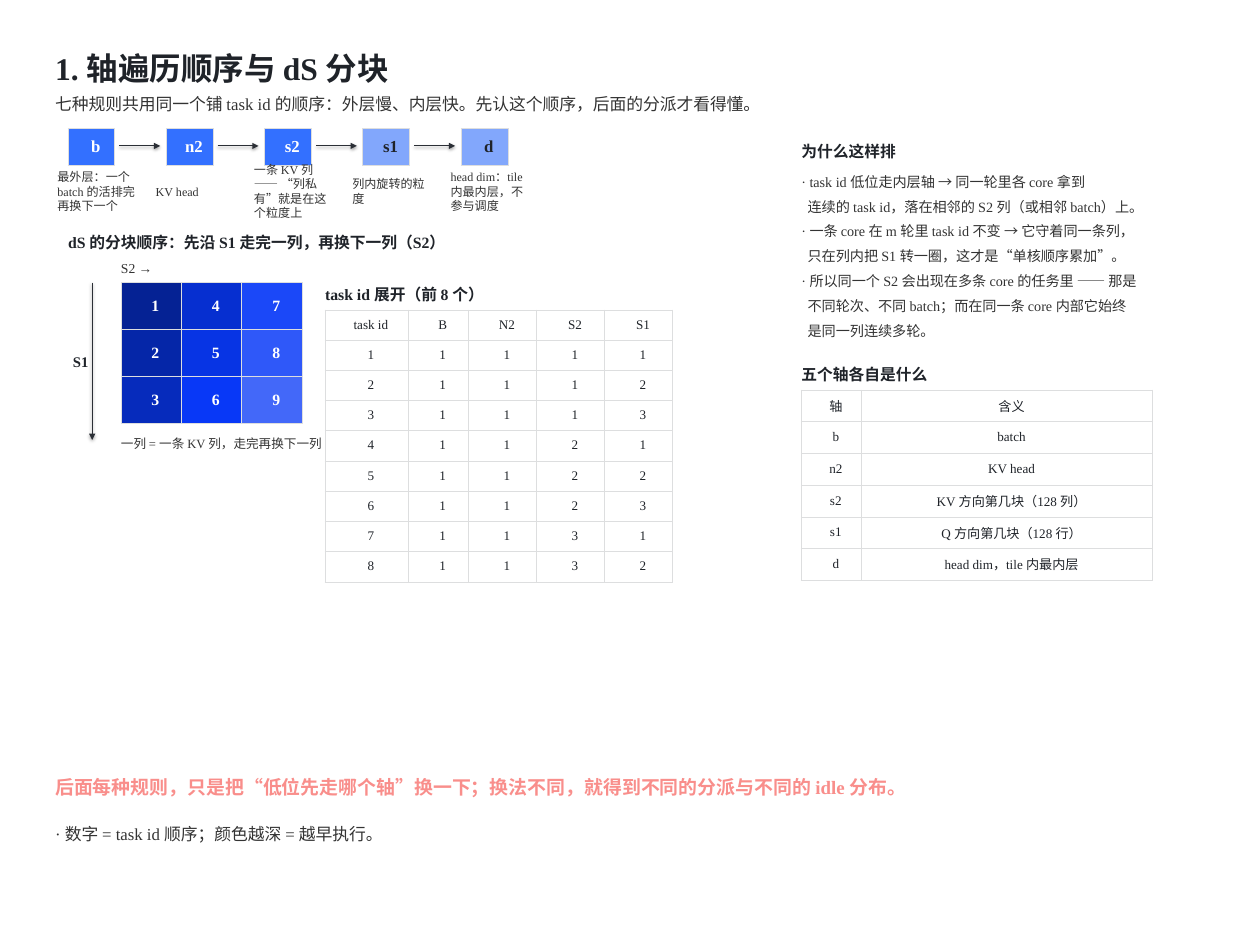
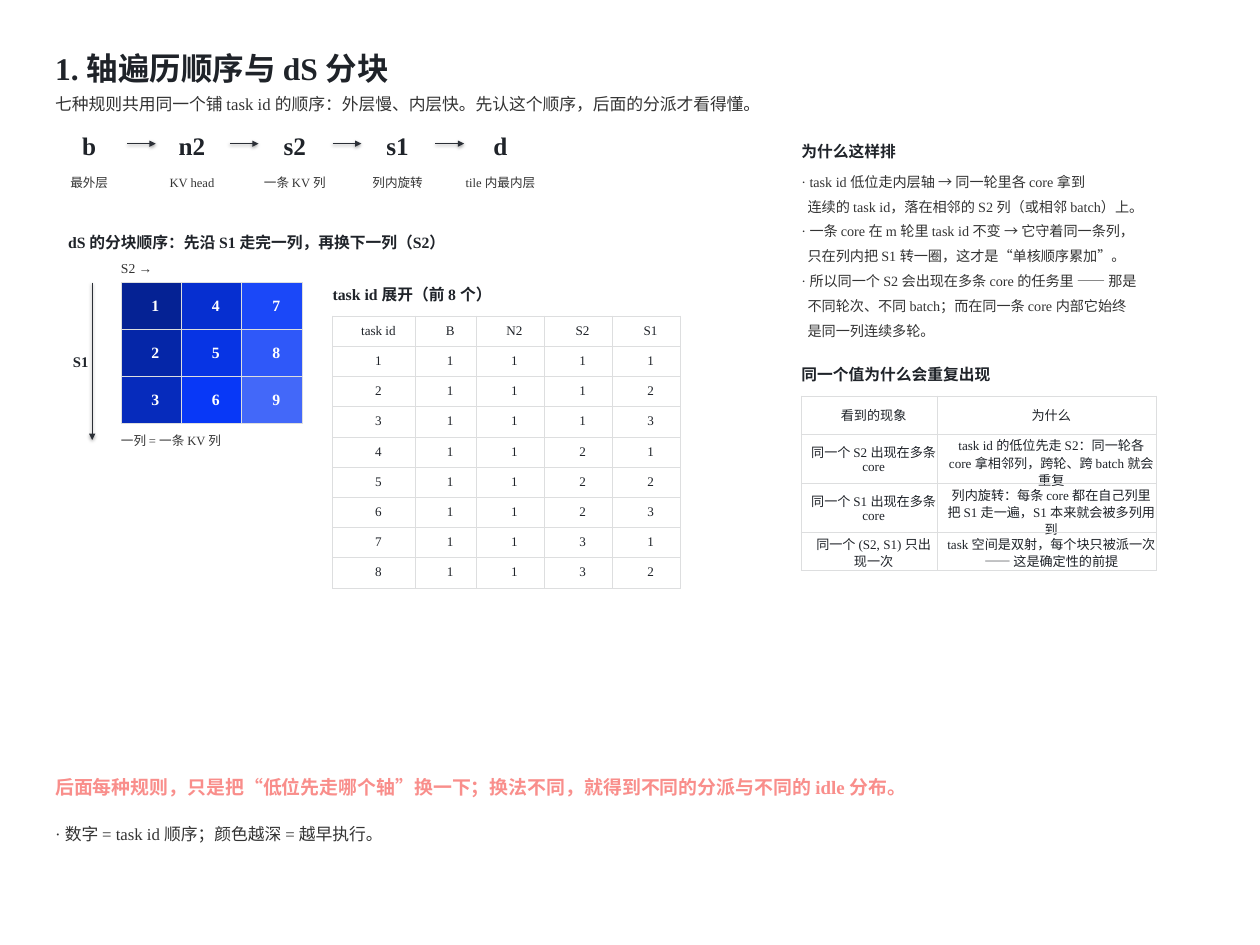
Before and after one commit to guomc9/SeeTen, a slide deck: slide 2 of cases/flash-attention-det-accum/out/v4-index-schedules-rev2.pptx. Drawn at 1260x945 pixels with LibreOffice and Linux fonts; fonts in the diff are those of the drawing. Boxes give left, top, right and bottom in pixels: in the first picture for what was removed or moved away, otherwise in the second. Text is boxed around its words. In the diff, an @@ line names an element or a change of style, - is before the commit and + after.

```diff
--- a/cases/flash-attention-det-accum/out/v4-index-schedules-rev2.pptx
+++ b/cases/flash-attention-det-accum/out/v4-index-schedules-rev2.pptx
@@ table removed at bbox=[68, 128, 115, 163], 1 rows, 1 columns @@
-b
@@ text added at bbox=[82, 137, 96, 156], 24 pt, text #1F2329, bold @@
+b
@@ arrow moved from (119, 146) - (160, 146) to (127, 144) - (156, 144) @@
@@ table removed at bbox=[166, 128, 213, 163], 1 rows, 1 columns @@
-n2
@@ text added at bbox=[179, 138, 206, 155], 24 pt, text #1F2329, bold @@
+n2
@@ arrow moved from (218, 146) - (259, 146) to (230, 144) - (259, 144) @@
@@ table removed at bbox=[265, 128, 311, 163], 1 rows, 1 columns @@
-s2
@@ text added at bbox=[284, 138, 306, 156], 24 pt, text #1F2329, bold @@
+s2
@@ arrow moved from (316, 146) - (357, 146) to (333, 144) - (361, 144) @@
@@ table removed at bbox=[363, 128, 410, 163], 1 rows, 1 columns @@
-s1
@@ text added at bbox=[386, 138, 408, 156], 24 pt, text #1F2329, bold @@
+s1
@@ arrow moved from (414, 146) - (455, 146) to (435, 144) - (464, 144) @@
@@ table removed at bbox=[461, 128, 508, 163], 1 rows, 1 columns @@
-d
@@ text added at bbox=[493, 137, 507, 156], 24 pt, text #1F2329, bold @@
+d
@@ text at bbox=[70, 176, 108, 188]: text changed; size 11.5 to 12 pt @@
-最外层：一个 batch 的活排完再换下一个
+最外层
@@ text "KV head": place and size @@
-text "KV head" at bbox=[156, 187, 199, 196]
+text "KV head" at bbox=[170, 178, 215, 187]
@@ text "KV head" at bbox=[170, 178, 215, 187]: size 11.5 to 12 pt; alignment left to centre @@
@@ text at bbox=[264, 176, 326, 188]: text changed; size 11.5 to 12 pt @@
-一条 KV 列 —— “列私有”就是在这个粒度上
+一条 KV 列
@@ text at bbox=[372, 176, 422, 188]: text changed; size 11.5 to 12 pt @@
-列内旋转的粒度
+列内旋转
@@ text at bbox=[466, 176, 535, 188]: text changed; size 11.5 to 12 pt @@
-head dim：tile 内最内层，不参与调度
+tile 内最内层
@@ text "task id 展开（前 8 个）": place and size @@
-text "task id 展开（前 8 个）" at bbox=[325, 286, 483, 302]
+text "task id 展开（前 8 个）" at bbox=[333, 286, 491, 302]
@@ table: place and size @@
-table at bbox=[325, 310, 673, 582]
+table at bbox=[333, 316, 680, 588]
@@ text at bbox=[801, 366, 990, 382]: text changed @@
-五个轴各自是什么
+同一个值为什么会重复出现
@@ table at bbox=[801, 396, 1156, 571] @@
-row 1: 轴 | 含义
-row 2: b | batch
-row 3: n2 | KV head
-row 4: s2 | KV 方向第几块（128 列）
-row 5: s1 | Q 方向第几块（128 行）
-row 6: d | head dim，tile 内最内层
+row 1: 看到的现象 | 为什么
+row 2: 同一个 S2 出现在多条 core | task id 的低位先走 S2：同一轮各 core 拿相邻列，跨轮、跨 batch 就会重复
+row 3: 同一个 S1 出现在多条 core | 列内旋转：每条 core 都在自己列里把 S1 走一遍，S1 本来就会被多列用到
+row 4: 同一个 (S2, S1) 只出现一次 | task 空间是双射，每个块只被派一次 —— 这是确定性的前提
@@ table: place and size @@
-table at bbox=[801, 390, 1153, 580]
+table at bbox=[801, 396, 1156, 571]
@@ text at bbox=[121, 434, 221, 446]: text changed @@
-一列 = 一条 KV 列，走完再换下一列
+一列 = 一条 KV 列
```
Also in this commit, not shown: 15 other slides changed, 2 other files.
